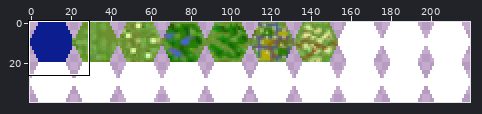
A sprite sheet gets an edit: assets/hexaTerrain.png. Above, an overview of the earlier version with the close-up marked.
Close-up. Earlier state:
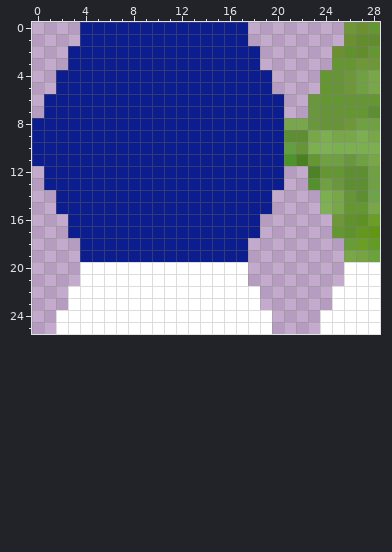
The file is 220x40 pixels. Colours within 5 levels of each other are drawn and written as one. Shown: x 0..28, y 0..25.
The result:
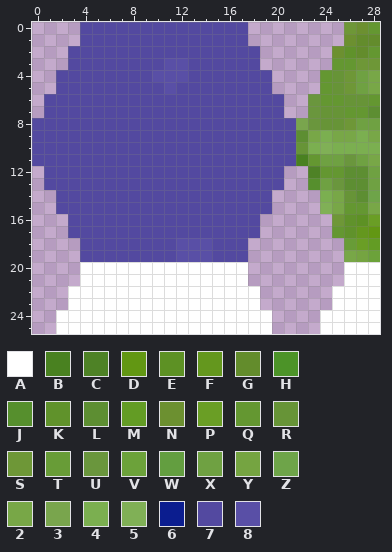
Palette (. is transparent): A #ffffff  B #498120  C #4e8226  D #629713  E #5d9124  F #64971e  G #638c2c  H #4c9328  J #568f2d  K #60922b  L #5d8e32  M #639c24  N #6c9030  P #6a9e25  Q #649731  R #679437  S #6e9737  T #689c37  U #6a963d  V #6ca23a  W #639e40  X #6fa142  Y #75a441  Z #6ea449  2 #78a747  3 #79a54d  4 #7baf50  5 #80b056  6 #0b1d8f  7 #5349a0  8 #594fa6
Log entry: Can now create Sea Tiles
The exact change:
@@ x 0..28 @@
- 0 ....66666666666666........SNQ
- 1 ....66666666666666........NGG
- 2 ...6666666666666666......NKGQ
- 3 ...6666666666666666......QQSS
- 4 ..666666666666666666....QRSX2
- 5 ..666666666666666666....QRSX2
- 6 .66666666666666666666..UQQRRQ
- 7 .66666666666666666666..URRQQL
- 8 66666666666666666666633URRSXX
- 9 666666666666666666666LL242242
-10 666666666666666666666WR454444
-11 666666666666666666666HBQXXUX2
-12 .66666666666666666666..CQQLLX
-13 .66666666666666666666..JXULLX
-14 ..666666666666666666....42RLZ
-15 ..666666666666666666....52QQ2
-16 ...6666666666666666......SKEP
-17 ...6666666666666666......QKFD
-18 ....66666666666666........TPM
-19 ....66666666666666........2YV
+ 0 ....77777777777777........SNQ
+ 1 ....77777777777777........NGG
+ 2 ...7777777777777777......NKGQ
+ 3 ...7777777788777777......QQSS
+ 4 ..777777778887777777....QRSX2
+ 5 ..777777777877777777....QRSX2
+ 6 .77777777777777777777..UQQRRQ
+ 7 .77777777777777777777..URRQQL
+ 8 77777777777777777777773URRSXX
+ 9 7777777777777777777777L242242
+10 7777777777777777777777R454444
+11 7777777777777777777777BQXXUX2
+12 .77777777777777777777..CQQLLX
+13 .77777777777777777777..JXULLX
+14 ..777777777777777777....42RLZ
+15 ..777777777777777777....52QQ2
+16 ...7777777777777777......SKEP
+17 ...7777777777777777......QKFD
+18 ....77777777888777........TPM
+19 ....77777777888777........2YV
 20 ....AAAAAAAAAAAAAA........AAA
